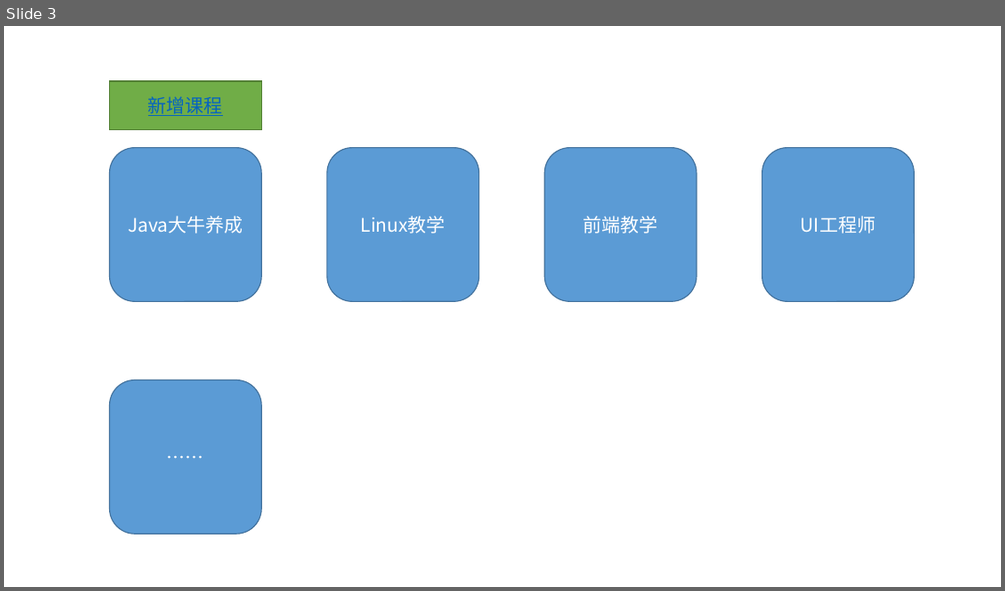
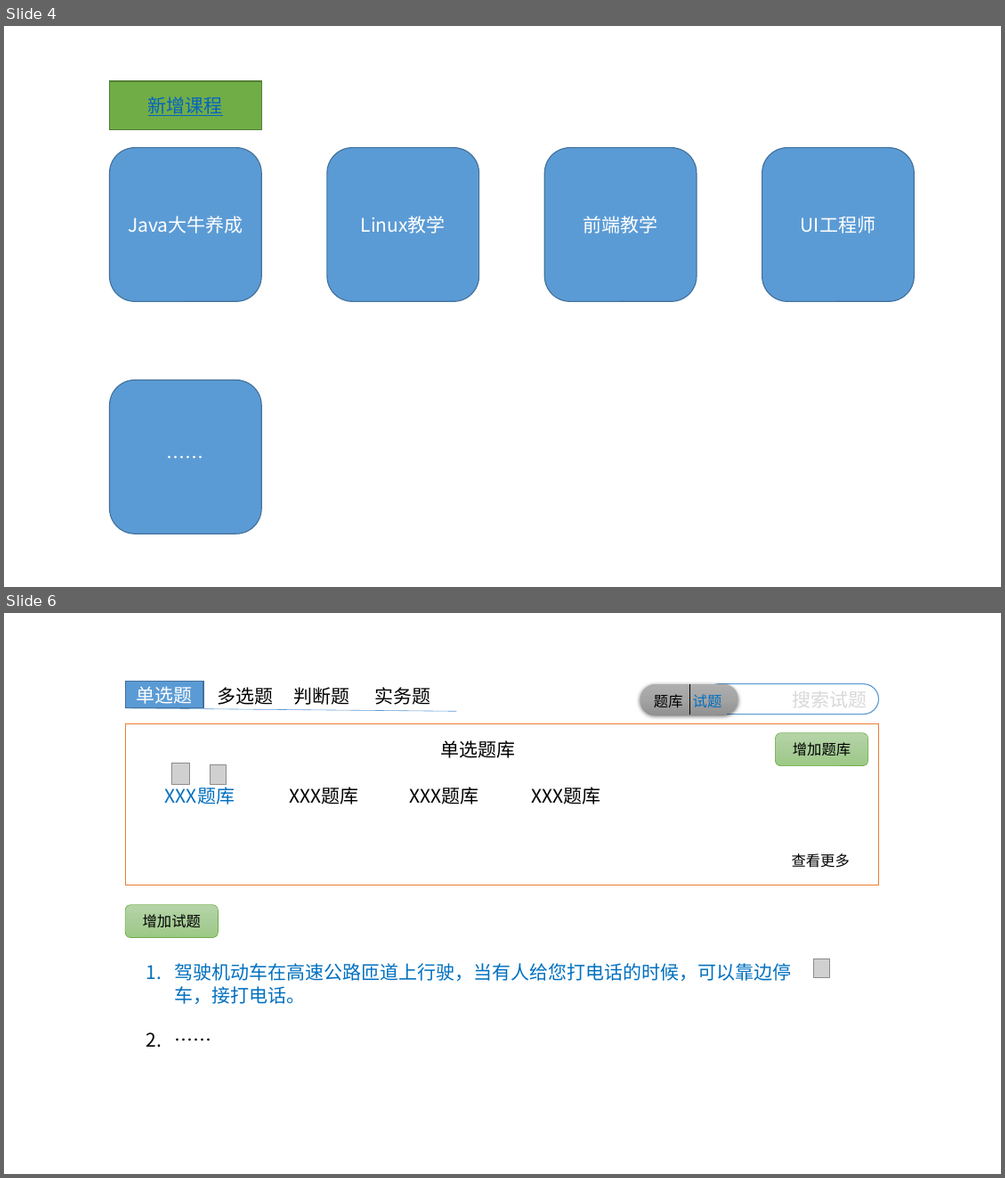
Before and after one commit to peiyanzhaodegithub/-, a slide deck: 原型.pptx. Shown one above the other, each under a label of ours: slide 3 before the commit, slides 4 and 6 after it; the slides between them are not shown. The pictures are 1005x591 and 1005x1178 pixels, drawn with LibreOffice and Linux fonts; fonts in the diff are those of the drawing; grey boxes stand for pictures; background and template pictures are left out. Boxes give left, top, right and bottom in pixels: in the first picture for what was removed or moved away, otherwise in the second. Text is boxed around its words. In the diff, an @@ line names an element or a change of style, - is before the commit and + after.

```diff
--- a/原型.pptx
+++ b/原型.pptx
@@ slide 6 added at box(4, 613, 1001, 1174), background #FFFFFF @@
@@ rectangle added at box(125, 681, 203, 708), fill #5B9BD5, outline #43739E 1 pt, 18 pt, text #FFFFFF @@
+单选题
@@ text added at box(217, 687, 273, 705), 18 pt, text #000000 @@
+多选题
@@ text added at box(294, 687, 350, 705), 18 pt, text #000000 @@
+判断题
@@ text added at box(375, 687, 431, 705), 18 pt, text #000000 @@
+实务题
@@ rounded rectangle added at box(641, 684, 738, 714), fill gradient #AFAFAF to #A5A5A5 to #939393 @@
@@ line added from (689, 684) to (689, 714), #000000 0.5 pt @@
@@ rounded rectangle added at box(704, 684, 878, 714), fill #FFFFFF, outline #5B9BD5 1 pt, 18 pt, text #D9D9D9 @@
+搜索试题
@@ line added from (125, 708) to (456, 711), #5B9BD5 0.5 pt @@
@@ text added at box(654, 694, 722, 708), 14 pt, text #000000 @@
+题库 试题
@@ rectangle added at box(125, 723, 879, 884), fill #FFFFFF, outline #ED7D31 1 pt @@
@@ text added at box(441, 740, 516, 758), 18 pt, text #000000 @@
+单选题库
@@ rounded rectangle added at box(775, 732, 867, 765), fill gradient #B5D5A7 to #AACE9A to #9CC987, outline #70AD47 0.5 pt, 14 pt, text #000000 @@
+增加题库
@@ picture added at box(171, 763, 189, 784) @@
@@ picture added at box(210, 765, 226, 784) @@
@@ text added at box(165, 784, 235, 804), 18 pt, text #0070C0 @@
+XXX题库
@@ text added at box(290, 787, 359, 804), 18 pt, text #000000 @@
+XXX题库
@@ text added at box(410, 787, 479, 804), 18 pt, text #000000 @@
+XXX题库
@@ text added at box(531, 787, 600, 804), 18 pt, text #000000 @@
+XXX题库
@@ text added at box(792, 853, 850, 868), 14 pt, text #000000 @@
+查看更多
@@ rounded rectangle added at box(125, 905, 218, 938), fill gradient #B5D5A7 to #AACE9A to #9CC987, outline #70AD47 0.5 pt, 14 pt, text #000000 @@
+增加试题
@@ picture added at box(814, 958, 830, 978) @@
@@ text added at box(146, 963, 791, 1046), 18 pt, text #0070C0 @@
+1. 驾驶机动车在高速公路匝道上行驶，当有人给您打电话的时候，可以靠边停车，接打电话。
+2. ……
@@ what was slide 3 is now slide 4 @@
```
Also in this commit, not shown: 1 slide changed, 5 other slides added, 1 other file.
